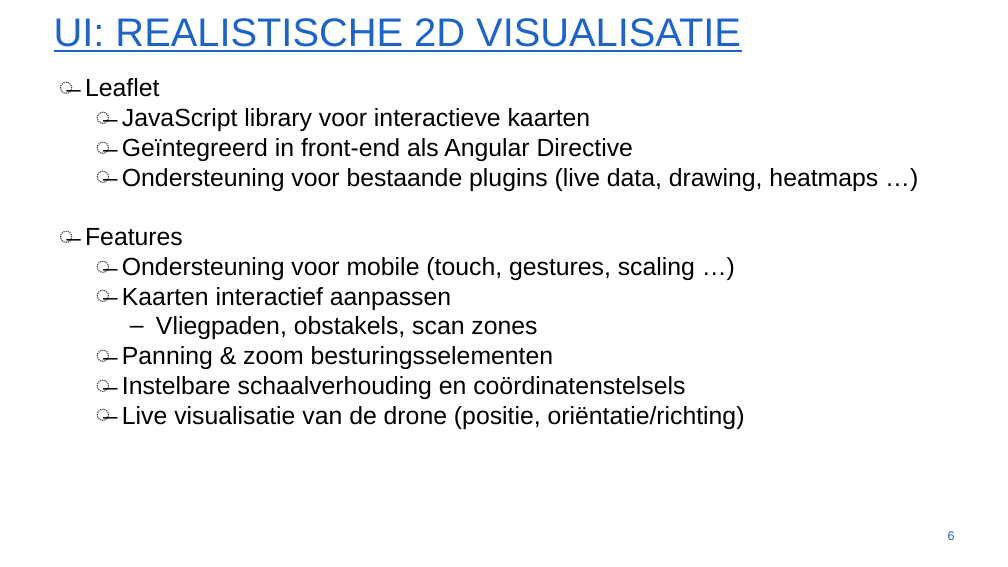
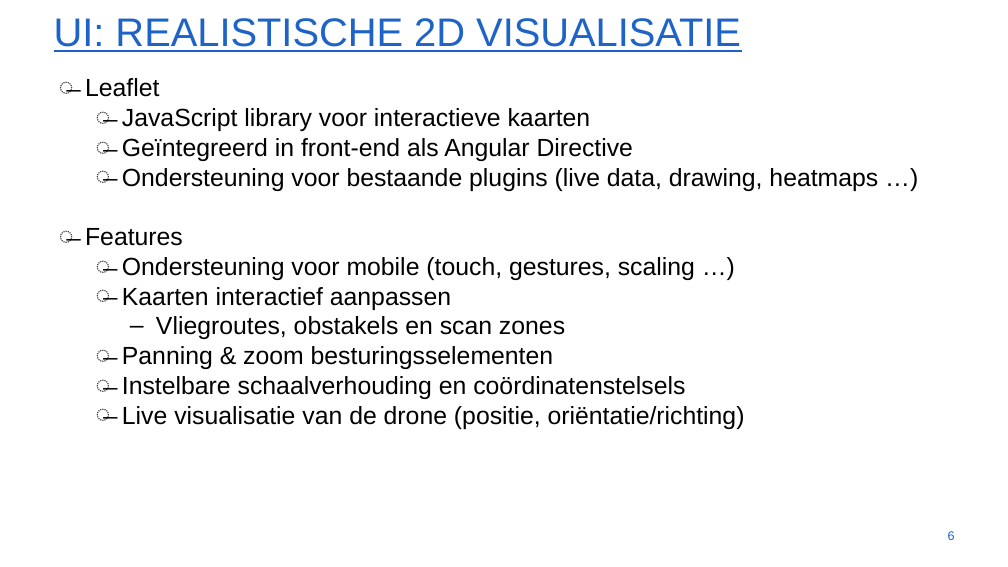
Before and after one commit to WouterStemgee/inventory-management-system-autonomous-drones, a slide deck: slide 6 of presentaties/PresentatieSprint2.pptx. Drawn at 1008x567 pixels with LibreOffice and Linux fonts; fonts in the diff are those of the drawing; background and template pictures are left out. Boxes give left, top, right and bottom in pixels: in the first picture for what was removed or moved away, otherwise in the second. Text is boxed around its words. In the diff, an @@ line names an element or a change of style, - is before the commit and + after.

```diff
--- a/presentaties/PresentatieSprint2.pptx
+++ b/presentaties/PresentatieSprint2.pptx
@@ text at box(156, 316, 565, 339): text changed @@
-    ‒ Vliegpaden, obstakels, scan zones
+    ‒ Vliegroutes, obstakels en scan zones
```
Also in this commit, not shown: 1 other slide changed, 1 slide added, 1 slide removed, 2 other files.
